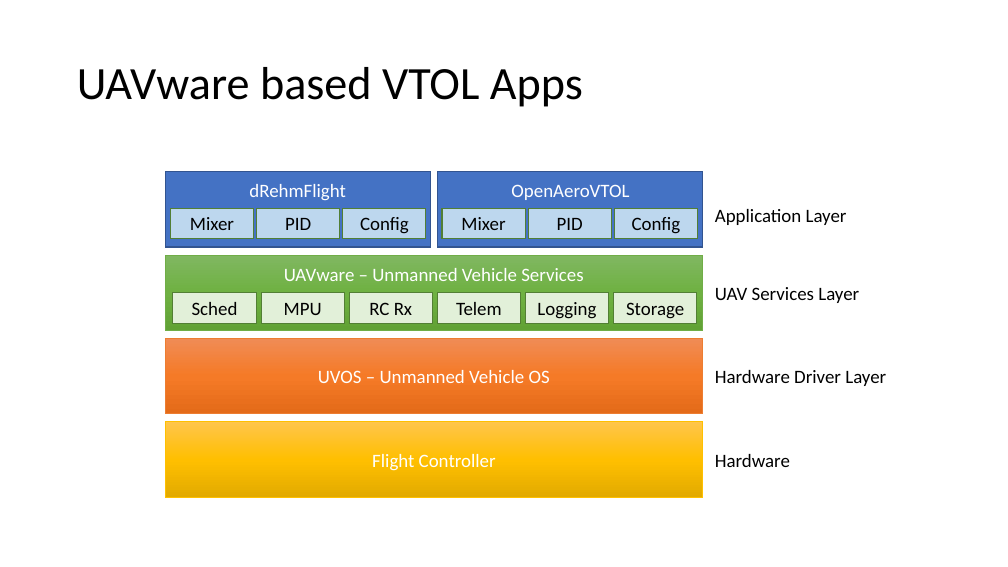
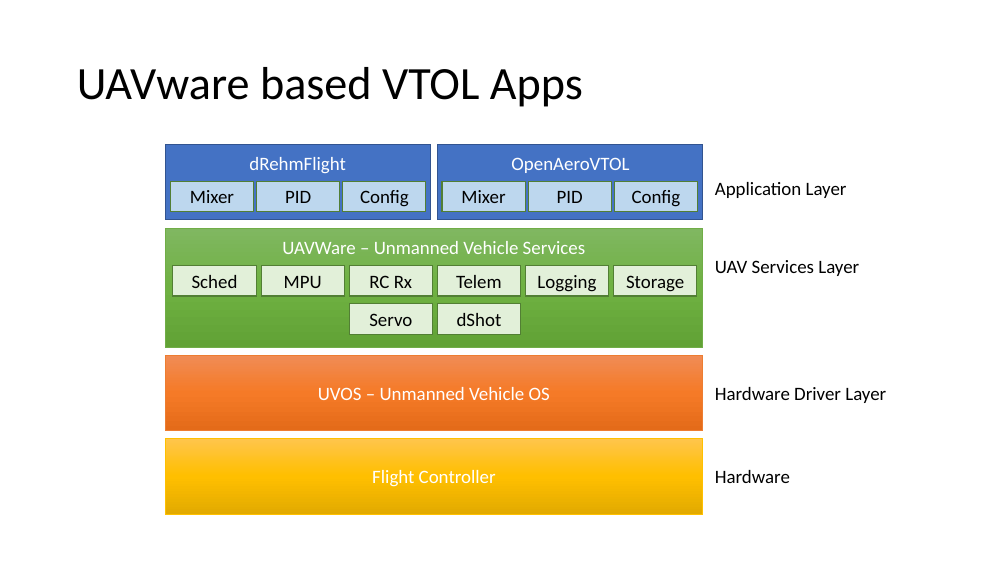
Before and after one commit to geosmall/UAVWare1, a slide deck: slide 1 of docs/Arch.pptx. Drawn at 1008x567 pixels with LibreOffice and Linux fonts; fonts in the diff are those of the drawing. Boxes give left, top, right and bottom in pixels: in the first picture for what was removed or moved away, otherwise in the second. Text is boxed around its words. In the diff, an @@ line names an element or a change of style, - is before the commit and + after.

Commit message:
Renamed to UAVWare

```diff
--- a/docs/Arch.pptx
+++ b/docs/Arch.pptx
@@ 14 rectangles, 3 texts moved together from (x1=166, y1=172, x2=859, y2=323) to (x1=166, y1=144, x2=859, y2=296) @@
@@ text "Application Layer" moved from (x1=715, y1=209, x2=847, y2=225) to (x1=715, y1=182, x2=847, y2=198) @@
@@ rectangle resized from (x1=166, y1=255, x2=702, y2=330) to (x1=166, y1=228, x2=702, y2=347) @@
@@ text at (x1=282, y1=241, x2=585, y2=254): text changed @@
-UAVware – Unmanned Vehicle Services
+UAVWare – Unmanned Vehicle Services
@@ rectangle added at (x1=349, y1=304, x2=433, y2=334), fill #E2F0D9, outline #538035 1 pt, 18 pt, text #000000 @@
+Servo
@@ rectangle added at (x1=438, y1=304, x2=521, y2=334), fill #E2F0D9, outline #538035 1 pt, 18 pt, text #000000 @@
+dShot
@@ 2 rectangles, 2 texts moved together from (x1=166, y1=338, x2=886, y2=498) to (x1=166, y1=355, x2=886, y2=514) @@
```
Also in this commit, not shown: 1 slide added, 3 other files.
